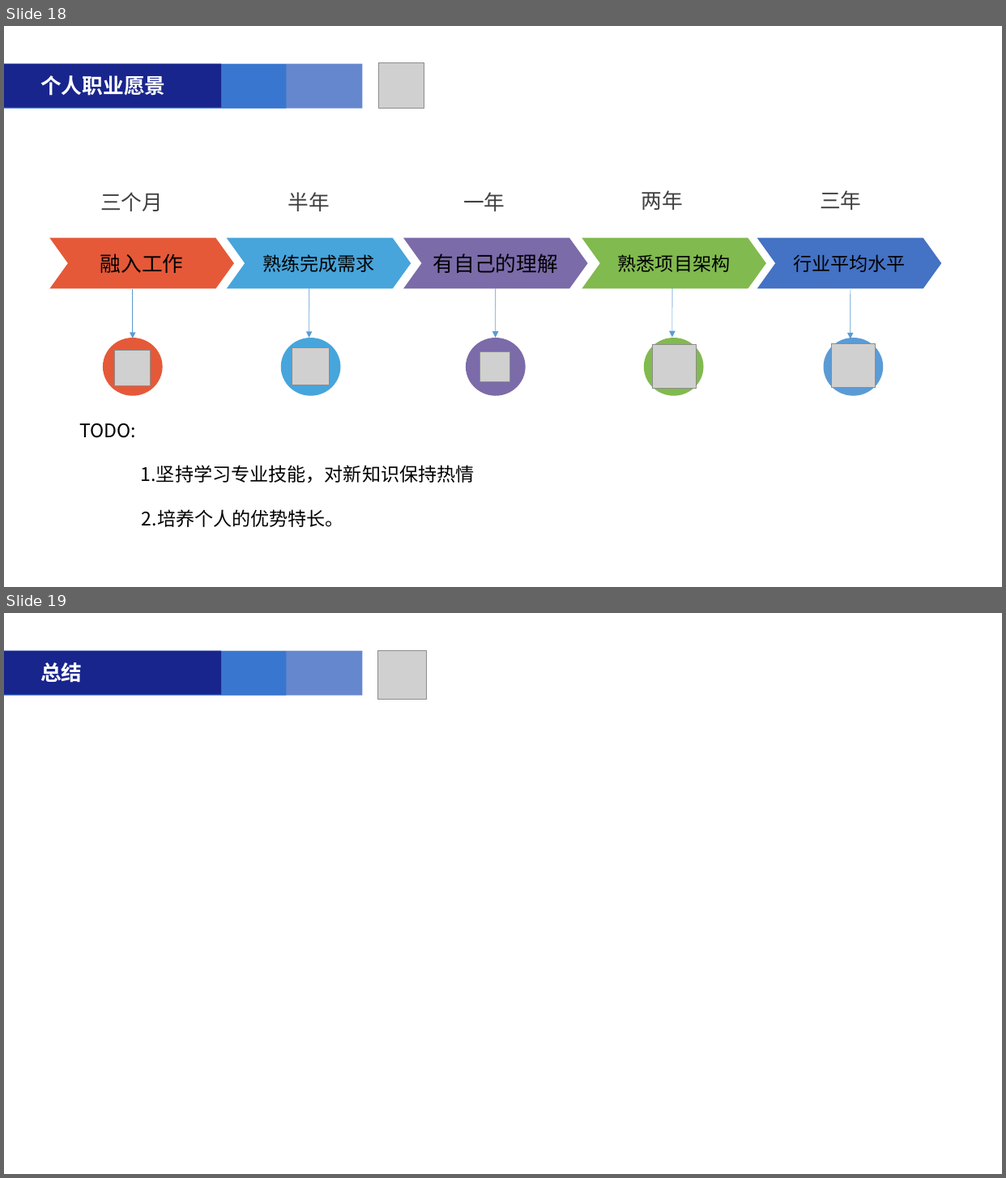
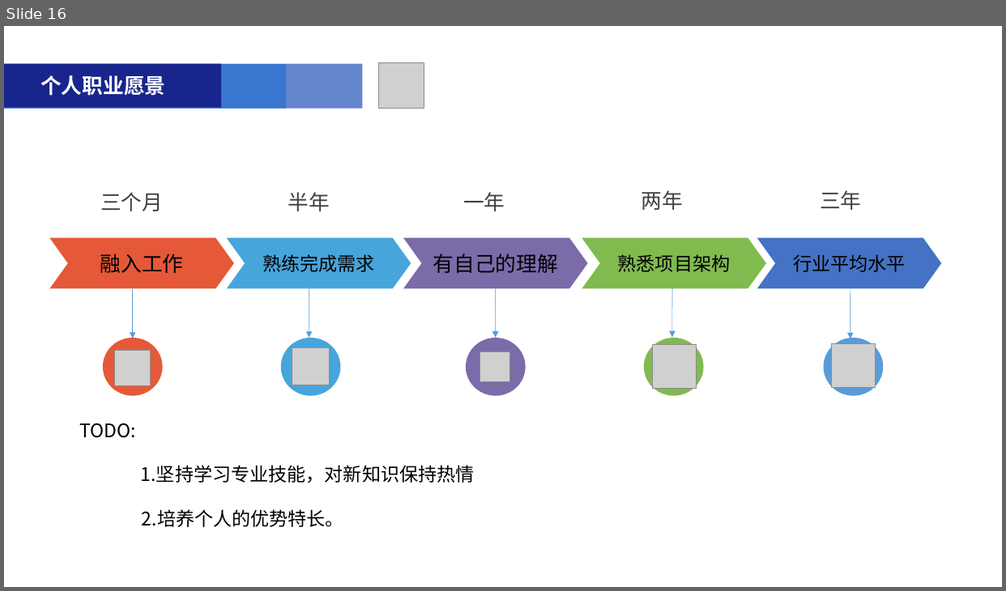
Before and after one commit to liuqiansb/zz, a slide deck: 附件1-2019届大学生转正汇报PPT模板2(1).pptx. Shown one above the other, each under a label of ours: slides 18 and 19 before the commit, slide 16 after it. The pictures are 1006x1178 and 1006x591 pixels, drawn with LibreOffice and Linux fonts; fonts in the diff are those of the drawing; grey boxes stand for pictures. Boxes give left, top, right and bottom in pixels: in the first picture for what was removed or moved away, otherwise in the second. Text is boxed around its words. In the diff, an @@ line names an element or a change of style, - is before the commit and + after.

```diff
--- a/附件1-2019届大学生转正汇报PPT模板2(1).pptx
+++ b/附件1-2019届大学生转正汇报PPT模板2(1).pptx
@@ slide 19 removed at (x1=4, y1=613, x2=1002, y2=1174), background #FFFFFF @@
@@ rounded rectangle removed at (x1=4, y1=650, x2=363, y2=696) @@
@@ rounded rectangle removed at (x1=4, y1=651, x2=286, y2=696) @@
@@ rounded rectangle removed at (x1=4, y1=650, x2=221, y2=694) @@
@@ picture removed at (x1=377, y1=651, x2=426, y2=700) @@
@@ text removed at (x1=40, y1=662, x2=82, y2=683) @@
-总结
@@ what was slide 18 is now slide 16 @@
```
Also in this commit, not shown: 6 slides changed, 1 other slide removed, 1 other file.
